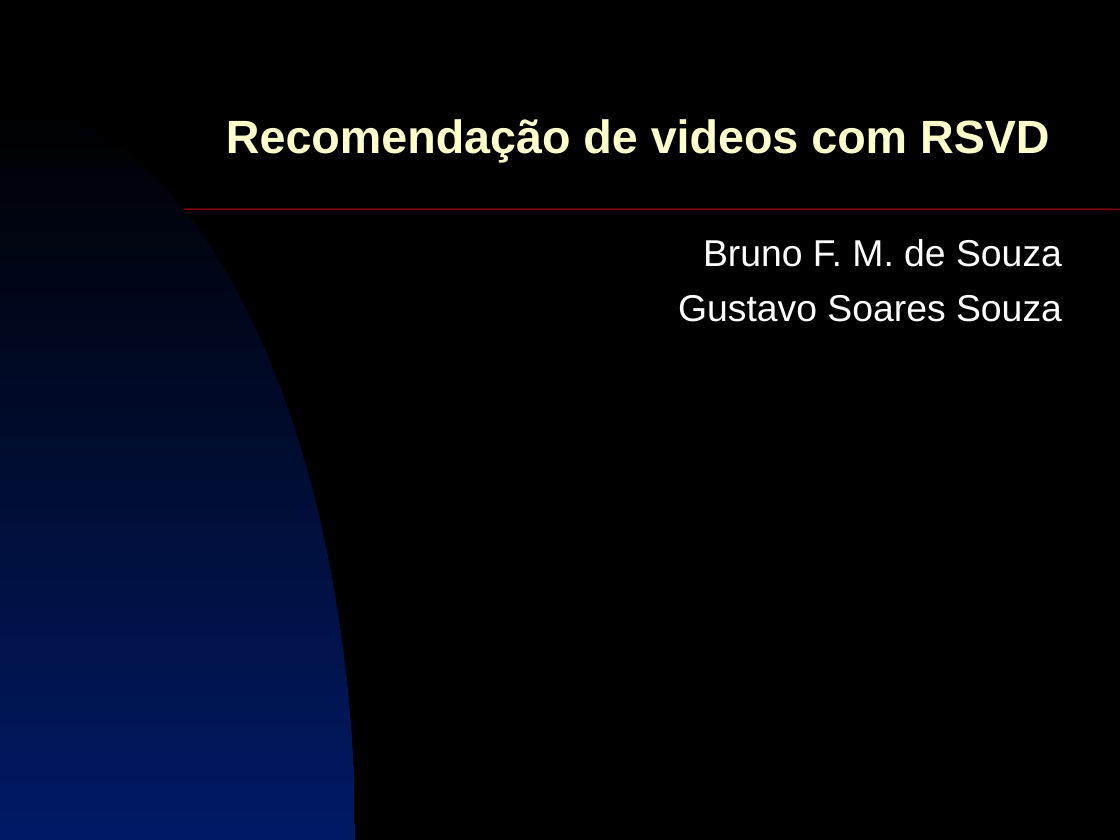
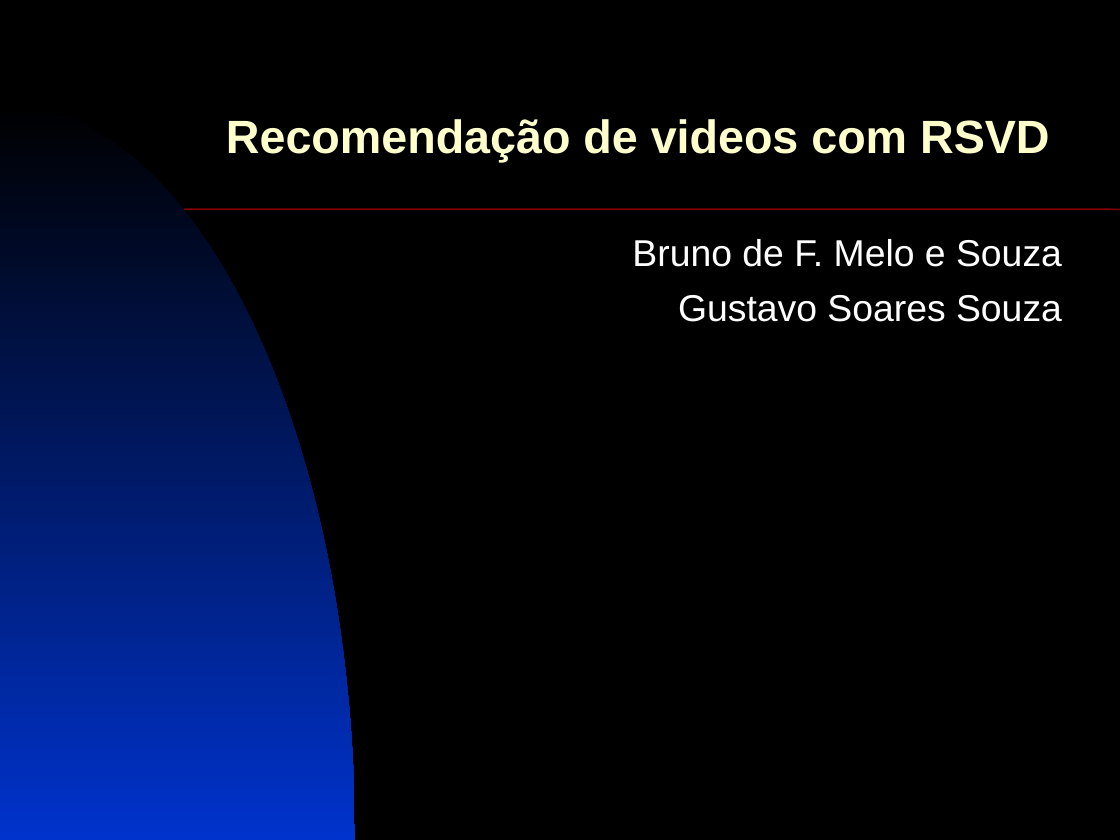
Before and after one commit to brunofms/inf2915_rsvd-video-recommendation, a slide deck: slide 1 of presentation/trabalho_am.ppt. Drawn at 1120x840 pixels with LibreOffice and Linux fonts; fonts in the diff are those of the drawing. Boxes give left, top, right and bottom in pixels: in the first picture for what was removed or moved away, otherwise in the second. Text is boxed around its words. In the diff, an @@ line names an element or a change of style, - is before the commit and + after.

```diff
--- a/presentation/trabalho_am.ppt
+++ b/presentation/trabalho_am.ppt
@@ freeform shape removed at <box>0,103,355,840</box> @@
@@ freeform shape added at <box>0,103,355,840</box>, fill gradient #000000 to #0033CC @@
@@ subtitle at <box>632,239,1062,267</box>: text changed @@
-Bruno F. M. de Souza
+Bruno de F. Melo e Souza
```
Also in this commit, not shown: 13 other slides changed, 3 slides added.
